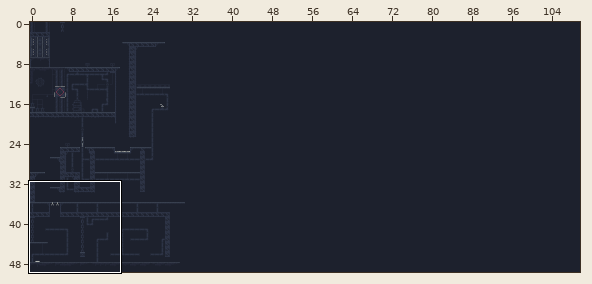
Tiled map -- Output/Assets/Maps/NEW_Level_1.tmx. The picture above shows the old version from afar; the outline marks the close-up.
Close-up. Before the commit:
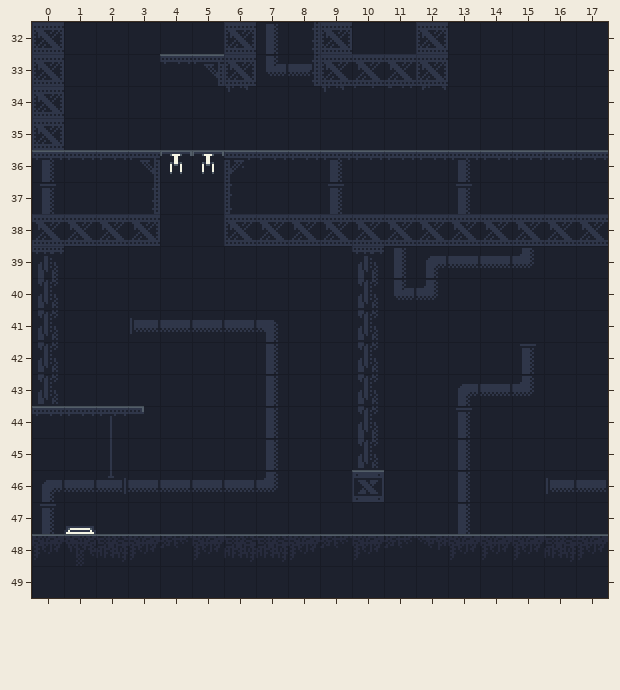
Cells are 16x16 px. Shown: x 0..17, y 32..49. The commit also changed other parts of the map, which this record leaves out.
Now the later version:
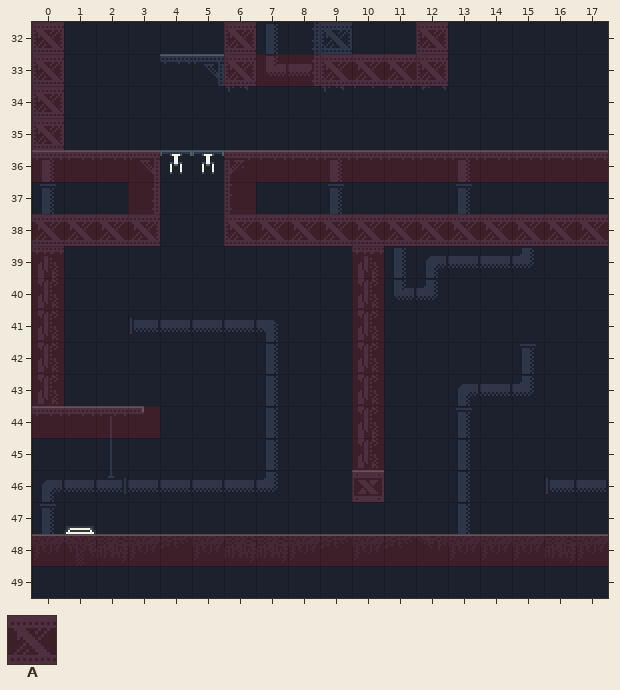
Key: from "MapMetadata": A 2.
_ is an empty cell.
Tiles of an added or newly shown layer are drawn over the layers below it.
See-through tiles are keyed as they look on the map.
The edit:
Layer "NAVIGATION" (added):
Tile A now appears in row 32 at x 0, 6 and 12; in row 33 at x 0 and 6 to 12; in rows 34 to 35 at x 0; in row 36 at x 0 to 3 and 6 to 17; in row 37 at x 3 and 6; in row 38 at x 0 to 3 and 6 to 17.
Tile A now appears in rows 39 to 43 at x 0 and 10; in row 44 at x 0 to 3 and 10; in rows 45 to 46 at x 10; in row 48 at x 0 to 17.
Pixel boxes of the changes (left, top, right, bottom) in both close-ups:
added: (32, 22, 160, 438)
added: (224, 22, 448, 86)
added: (224, 150, 608, 502)
added: (32, 534, 608, 566)
